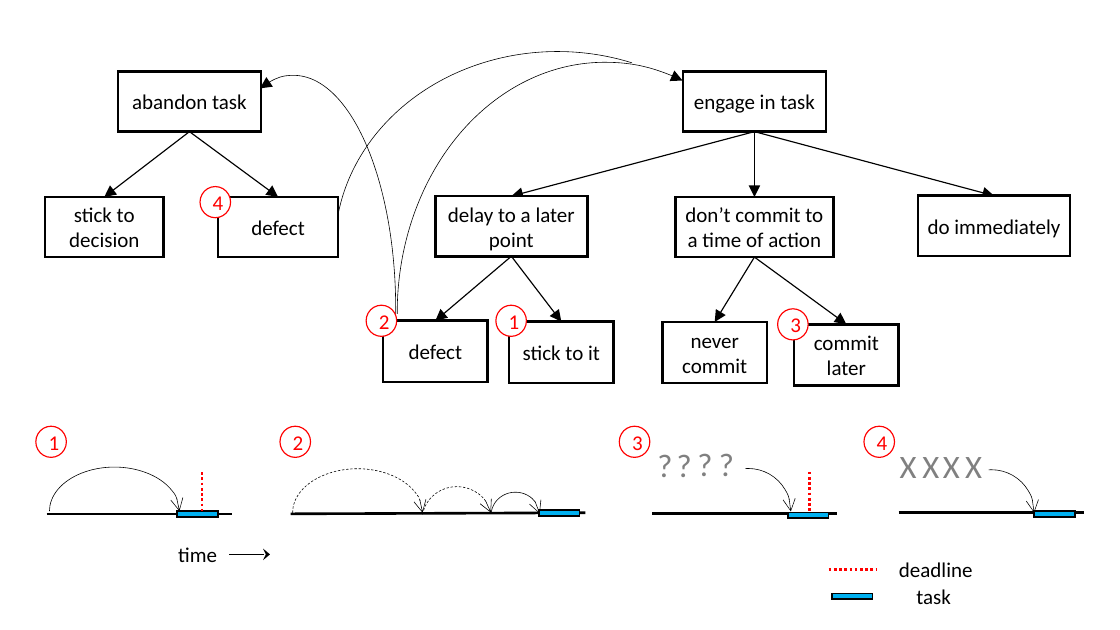
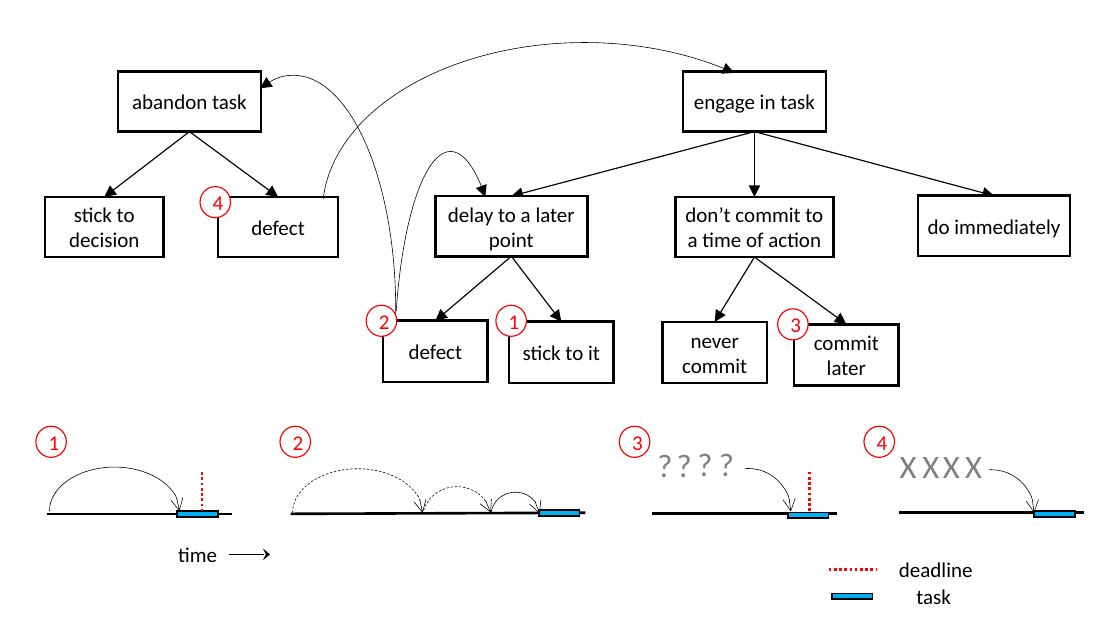
Before and after one commit to SahitiC/procrastination_code, a slide deck: slide 1 of writing/figures_thesis/figures_all.pptx. Drawn at 1120x630 pixels with LibreOffice and Linux fonts; fonts in the diff are those of the drawing. Boxes give left, top, right and bottom in pixels: in the first picture for what was removed or moved away, otherwise in the second. Text is boxed around its words. In the diff, an @@ line names an element or a change of style, - is before the commit and + after.

```diff
--- a/writing/figures_thesis/figures_all.pptx
+++ b/writing/figures_thesis/figures_all.pptx
@@ arc (boxed as its full ellipse): place and size @@
-arc (boxed as its full ellipse) at <box>335,51,781,443</box>
+arc (boxed as its full ellipse) at <box>323,43,847,381</box>
@@ arc (boxed as its full ellipse) at <box>323,43,847,381</box>: proportions changed @@
@@ arc (boxed as its full ellipse) at <box>394,151,507,580</box>: proportions changed @@
@@ arc (boxed as its full ellipse): place and size @@
-arc (boxed as its full ellipse) at <box>397,62,812,564</box>
+arc (boxed as its full ellipse) at <box>394,151,507,580</box>
```
Also in this commit, not shown: 56 other files.
